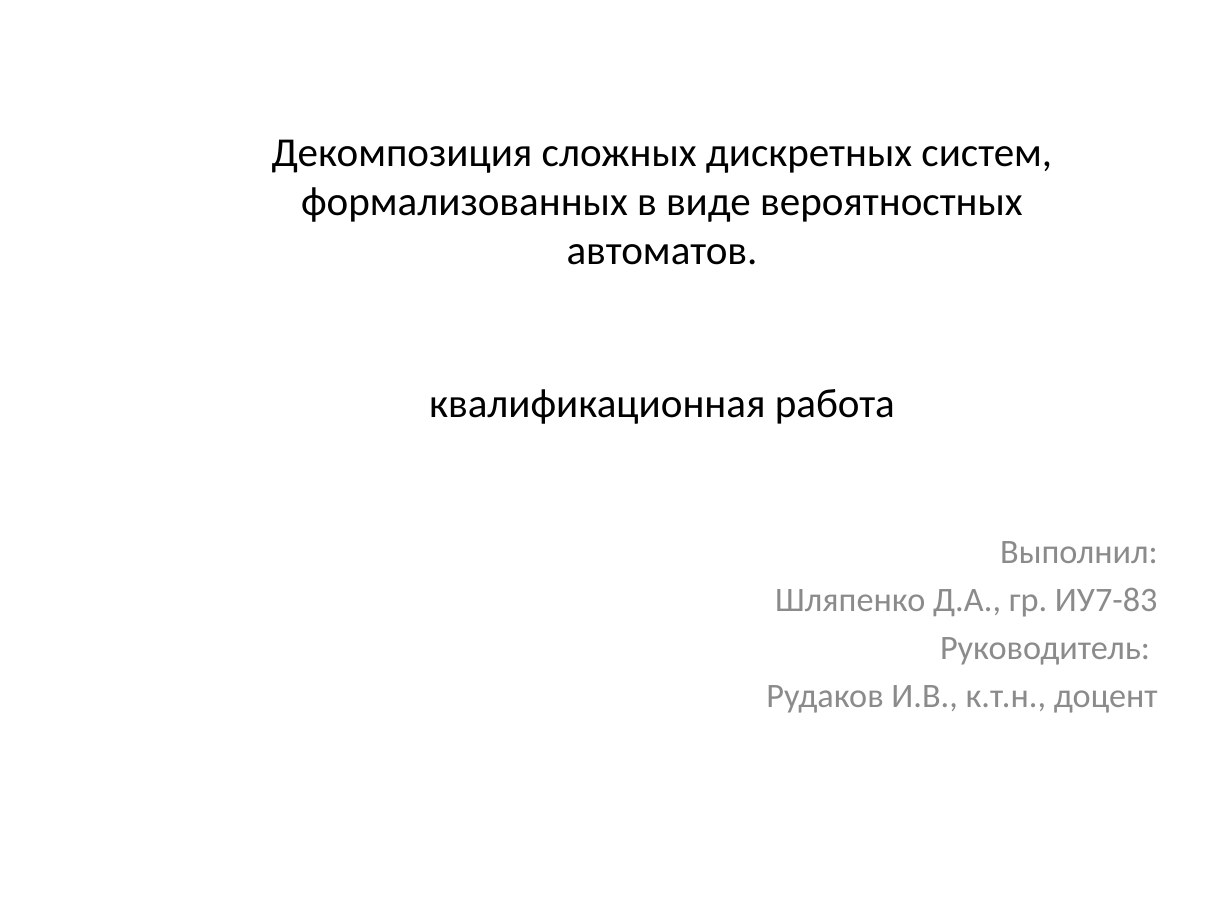
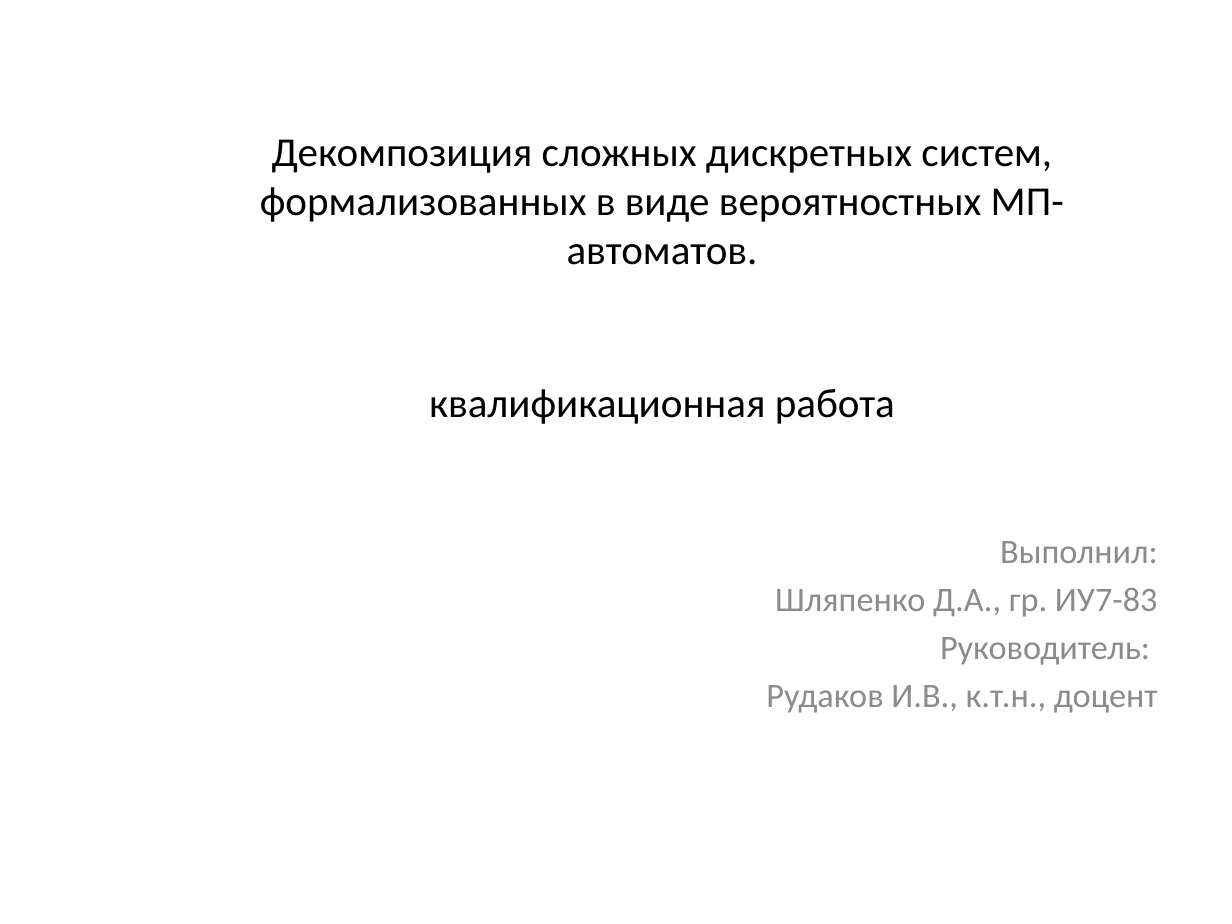
Before and after one commit to erad888/fsm-decompose, a slide deck: slide 1 of Презентация.pptx. Drawn at 1232x924 pixels with LibreOffice and Linux fonts; fonts in the diff are those of the drawing. Boxes give left, top, right and bottom in pixels: in the first picture for what was removed or moved away, otherwise in the second. Text is boxed around its words. In the diff, an @@ line names an element or a change of style, - is before the commit and + after.

```diff
--- a/Презентация.pptx
+++ b/Презентация.pptx
@@ text at box(260, 139, 1064, 265): text changed @@
-Декомпозиция сложных дискретных систем, формализованных в виде вероятностных автоматов.
+Декомпозиция сложных дискретных систем, формализованных в виде вероятностных МП-автоматов.
```
Also in this commit, not shown: 2 other slides changed, 3 slides added, 6 other files.
